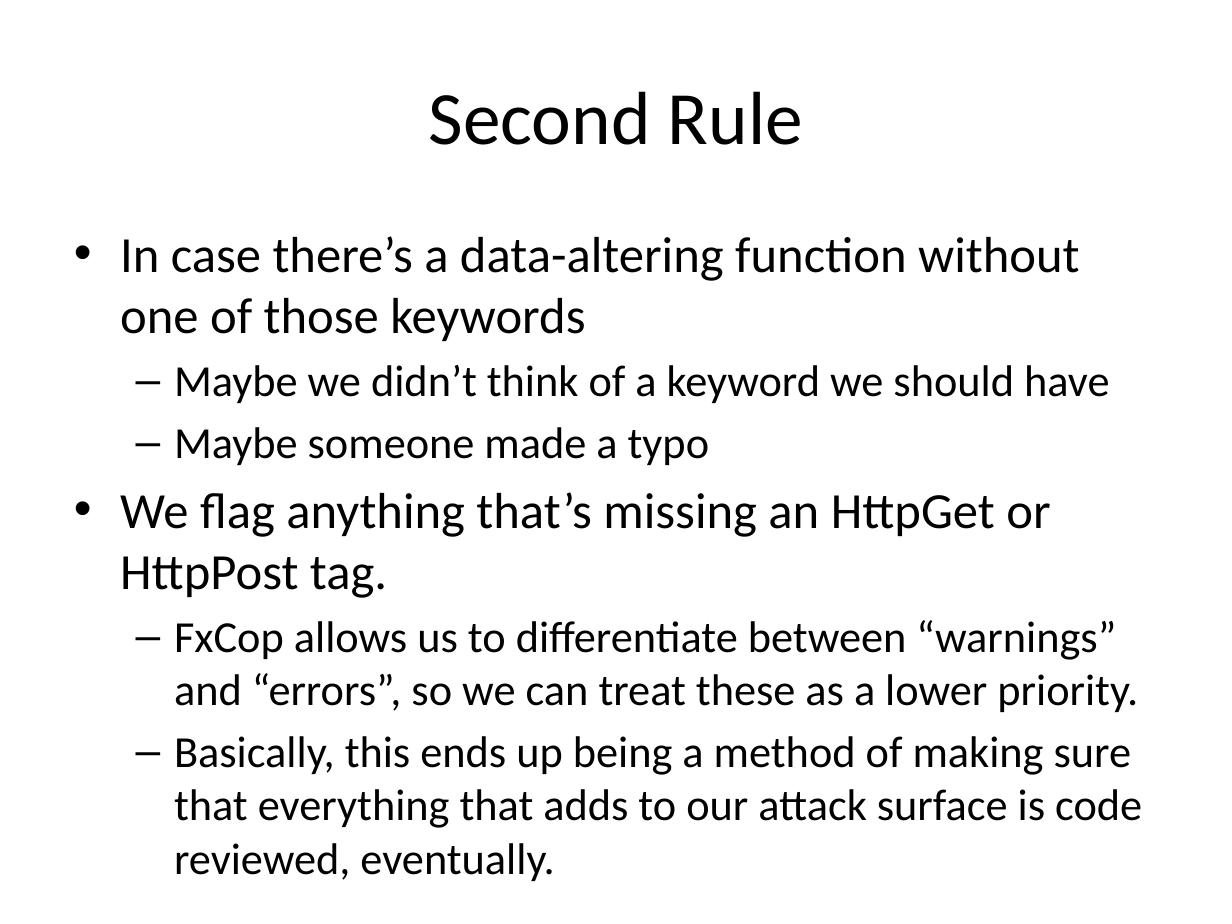
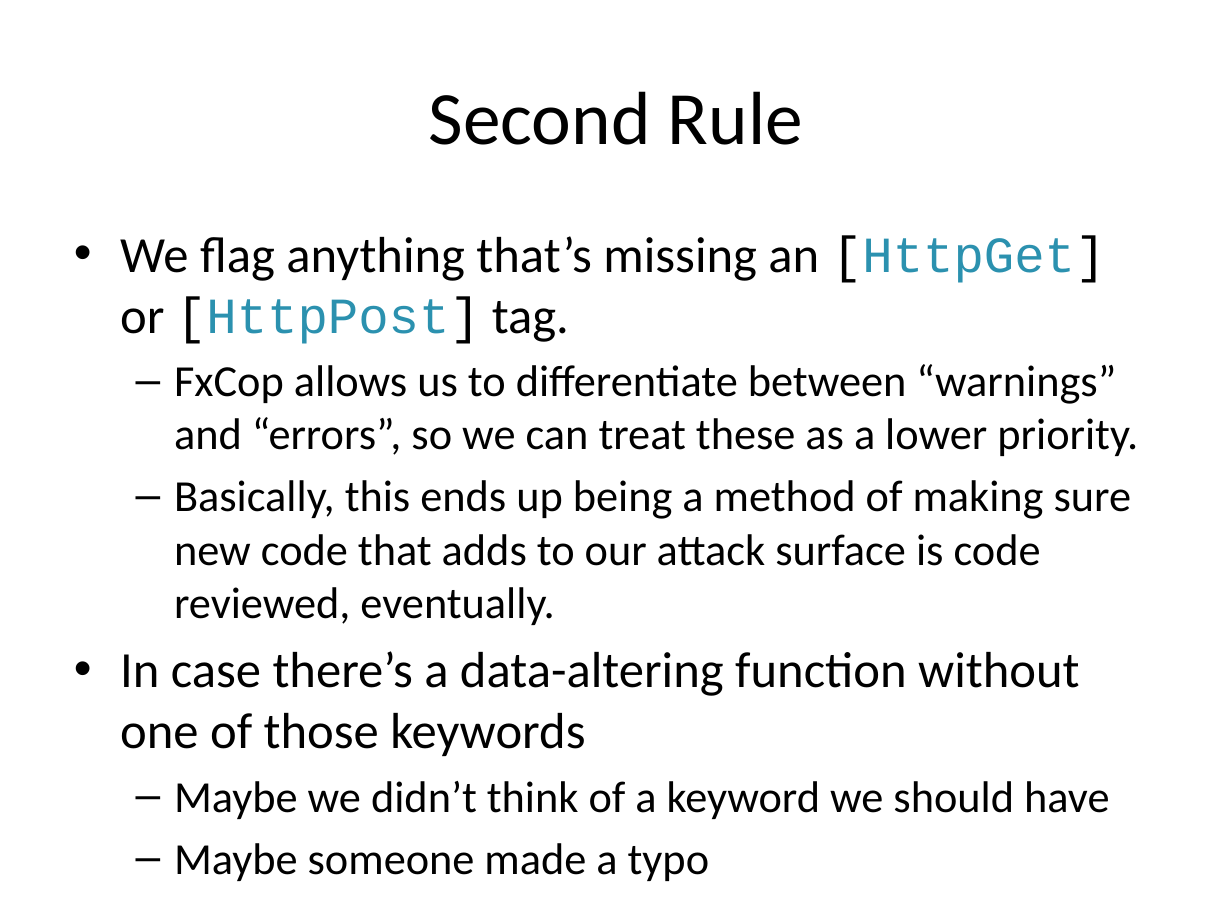
Before and after one commit to Chris-ScoutCorps/FxCop, a slide deck: slide 19 of FxCop.pptx (slide 18 before the commit). Drawn at 1232x924 pixels with LibreOffice and Linux fonts; fonts in the diff are those of the drawing. Boxes give left, top, right and bottom in pixels: in the first picture for what was removed or moved away, otherwise in the second. Text is boxed around its words. In the diff, an @@ line names an element or a change of style, - is before the commit and + after.

```diff
--- a/FxCop.pptx
+++ b/FxCop.pptx
@@ text at (120,235,1138,625): paragraphs added @@
+• We flag anything that’s missing an [HttpGet] or [HttpPost] tag.
+  – FxCop allows us to differentiate between “warnings” and “errors”, so we can treat these as a lower priority.
+  – Basically, this ends up being a method of making sure new code that adds to our attack surface is code reviewed, eventually.
@@ text at (120,492,1142,881): paragraphs removed @@
-• We flag anything that’s missing an HttpGet or HttpPost tag.
-  – FxCop allows us to differentiate between “warnings” and “errors”, so we can treat these as a lower priority.
-  – Basically, this ends up being a method of making sure that everything that adds to our attack surface is code reviewed, eventually.
```
Also in this commit, not shown: 36 other slides changed, 2 slides added, 1 slide removed, 1 other file.
